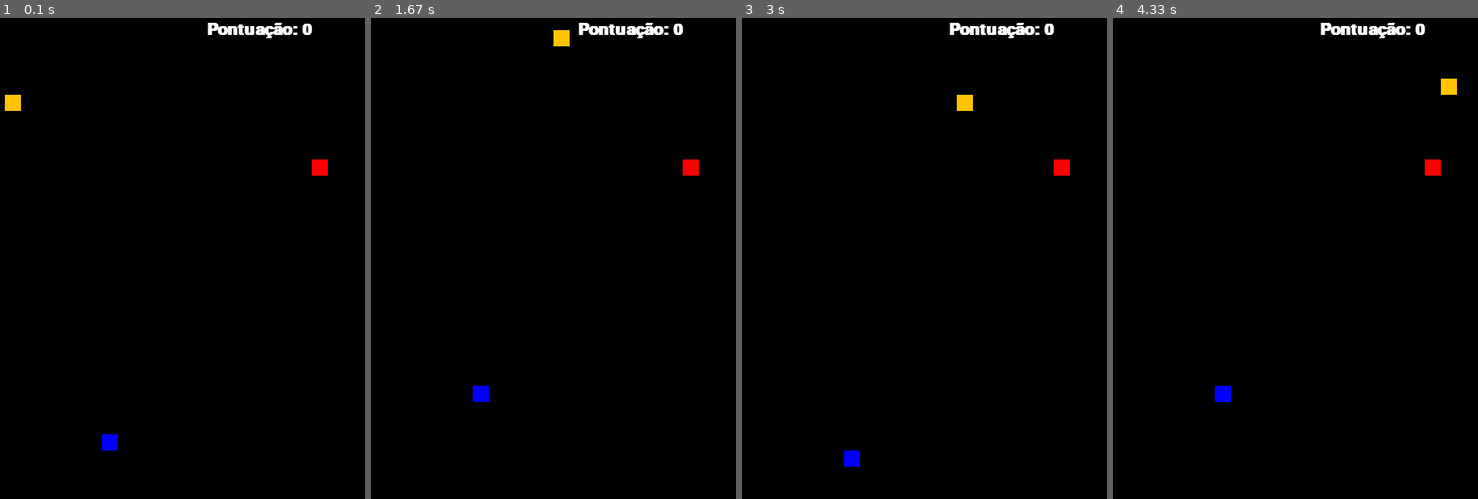
Above: before the commit, frames 1-4 (left to right).
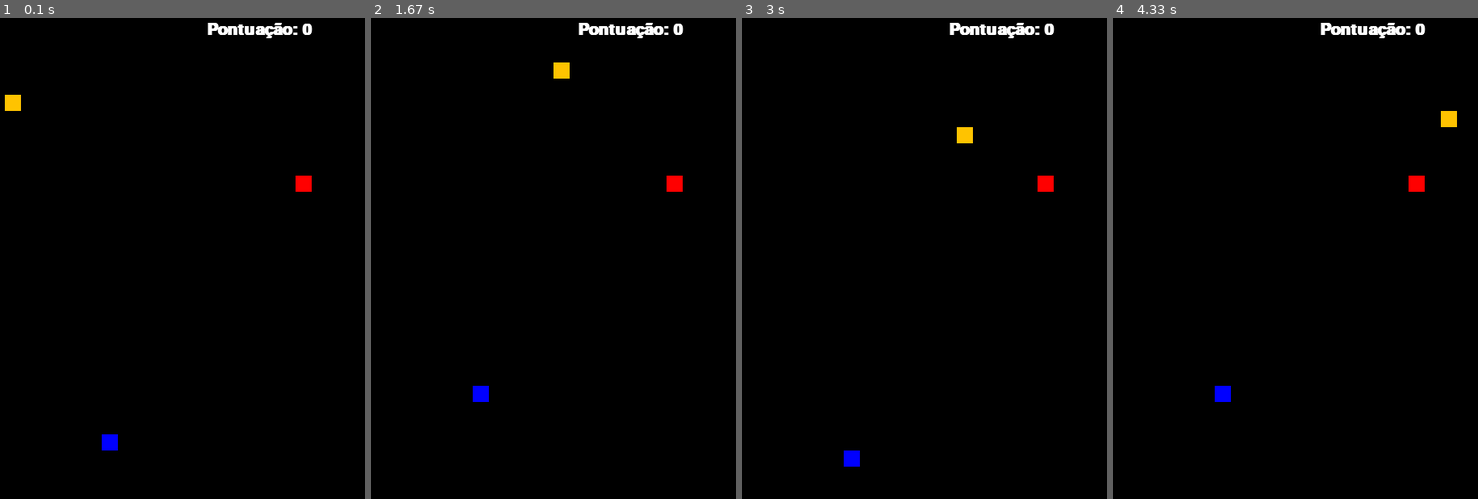
Above: after the commit, the same moments.

Repository: gustavorrocha/Jogo---Pygame
Game: pygame game, started from main.py
The game is run twice, just before and just after one commit, with the same random seed, the same clock (stepped at 60 frames per second) and the same inputs.
Inputs:
- Up to frame 1 (0.1 s): no input
- Up to frame 2 (1.67 s): hold D 0.33-0.8 s; hold W 0.83-1.13 s; hold D 1.17-1.63 s
- Up to frame 3 (3 s): hold S 2.23-2.53 s; hold A 2.57-2.97 s
- Up to frame 4 (4.33 s): hold W 3-3.37 s; hold D 3.4-4.03 s; hold S from 4.07 s (still down)

The runs differ from the first frame. In frame 1, 0.3% of the frame differs, in the area x 80-90%, y 29-37%; in frame 2, 0.6%, in the area x 50-90%, y 2-37%; in frame 3, 0.6%; in frame 4, 0.6%.

Commit message:
Definido os limites de movimento

Diff:
--- a/main.py
+++ b/main.py
@@ -17,6 +17,7 @@
         self.__direction_cache = "" # Caso a direção não possa ser mudada, armazena um cache até que seja possível
         self.count_frames = 0 # Cria o contador de frames
         self.draw() # Desenha a cobra
+        self.isdeph = False # Define se a cobra está morta
 
     def draw(self):
         pygame.draw.rect(self.__screen, (255,195,0), (self.x, self.y, self.__largura, self.__altura)) # Desenha a cabeça da cobra
@@ -65,13 +66,25 @@
 
             # Movimentação básica da cobra
             if self.direction == "left":
-                self.x -= 20
+                if self.x == 40 or self.x in [x-20 for x in list(zip(*self.__old_coords))[0]]:
+                    self.isdeph = True
+                else:
+                    self.x -= 20
             elif self.direction == "right":
-                self.x += 20
+                if self.x == 1220 or  self.x in [x+20 for x in list(zip(*self.__old_coords))[0]]:
+                    self.isdeph = True
+                else:
+                    self.x += 20
             elif self.direction == "up":
-                self.y -= 20
+                if self.y == 60 or self.y in [x-20 for x in list(zip(*self.__old_coords))[1]]:
+                    self.isdeph = True
+                else:
+                    self.y -= 20
             elif self.direction == "down":
-                self.y += 20
+                if self.y == 640  or self.y in [x+20 for x in list(zip(*self.__old_coords))[0]]:
+                    self.isdeph = True
+                else:
+                    self.y += 20
 
         self.draw() # Redesenha a cobra na sua nova posição
 
@@ -84,8 +97,8 @@
         self.screen = screen
         resolution = self.screen.get_size() # Armazena a resolução da tela
         self.size = size
-        self.x = randint(0,resolution[0] - size)//size*size # Randomiza a posição x da maçã
-        self.y = randint(0,resolution[1] - size)//size*size # Randomiza a posição y da maçã
+        self.x = randint(40,resolution[0] - size - 40)//size*size # Randomiza a posição x da maçã
+        self.y = randint(60,resolution[1] - size - 40)//size*size # Randomiza a posição y da maçã
         self.draw() # Desenha a maçã
 
     def draw(self):
